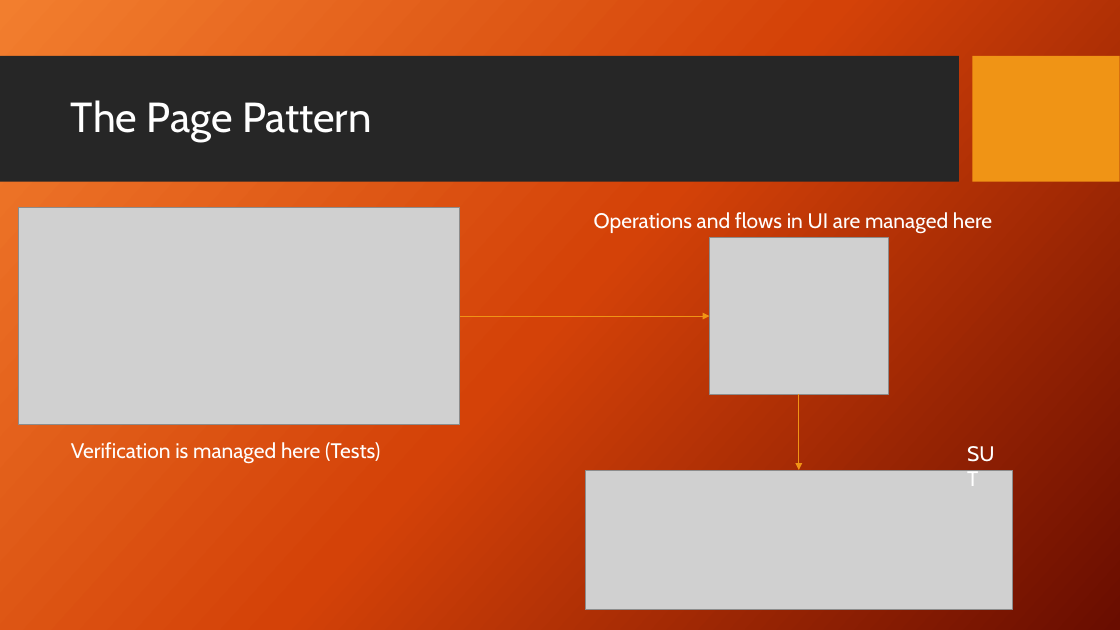
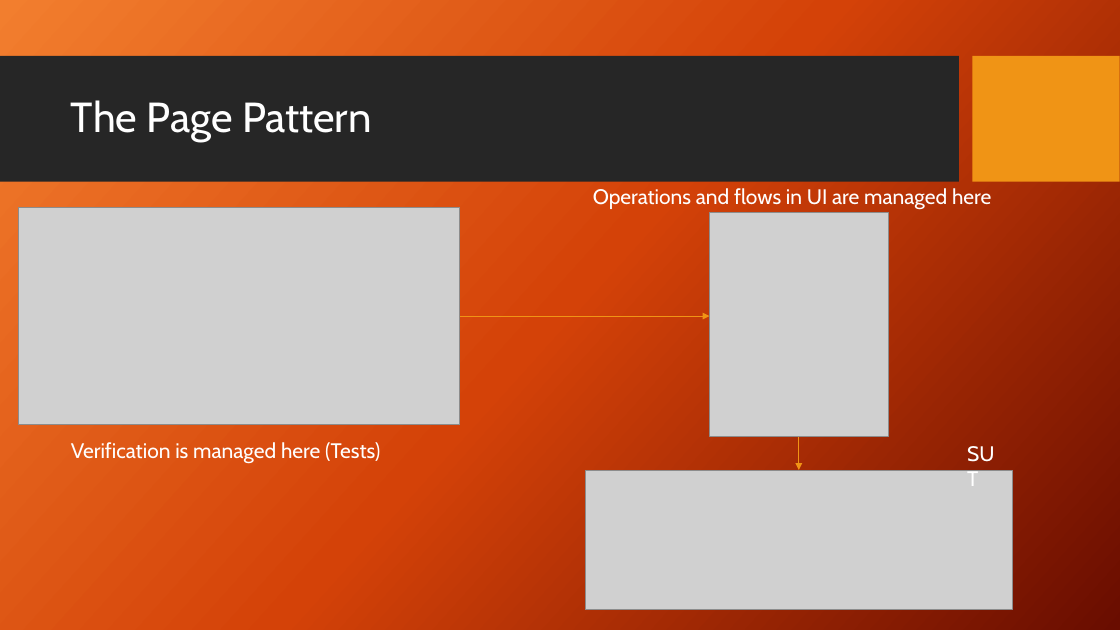
Before and after one commit to hack3rlife/mindbody, a slide deck: slide 11 of docs/Mindbody_Design.pptx. Drawn at 1120x630 pixels with LibreOffice and Linux fonts; fonts in the diff are those of the drawing; grey boxes stand for pictures; background and template pictures are left out. Boxes give left, top, right and bottom in pixels: in the first picture for what was removed or moved away, otherwise in the second. Text is boxed around its words. In the diff, an @@ line names an element or a change of style, - is before the commit and + after.

```diff
--- a/docs/Mindbody_Design.pptx
+++ b/docs/Mindbody_Design.pptx
@@ text "Operations and flows in UI ..." moved from (x1=594, y1=212, x2=992, y2=234) to (x1=593, y1=188, x2=991, y2=210) @@
@@ picture resized from (x1=710, y1=238, x2=888, y2=394) to (x1=710, y1=213, x2=888, y2=437) @@
```
Also in this commit, not shown: 3 other slides changed, 1 slide added, 1 slide removed, 11 other files.
